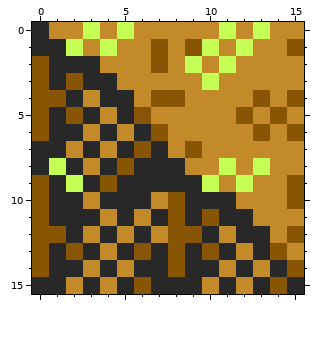
File history of a pixel-art sprite, frontend/images/mountainTopRight.png. The picture above is the old version.
The file is 16x16 pixels. Colours within 5 levels of each other are drawn and written as one.
The result:
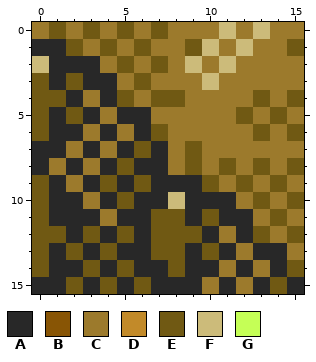
Palette (. is transparent): A #282828  B #885505  C #9c7a2c  D #c28a29  E #705913  F #ccbb7a  G #c5ff56
Changes in this commit:
Changed rows in their new state; - is an unchanged pixel.
first column x 0:
 0 CECECECECCCFCFCC
 1 --ECECECCEFCFCCE
 2 F---CECECFCFCCCC
 3 E-E--CECCCFCCCCC
 4 EE-C-ECEECCCCECE
 5 E-E-C-ACCCCCECEC
 6 E--C-C-ECCCCCECE
 7 --C-C-E-CECCCCCC
 8 -C-C-E--CECECECE
 9 E-C-E-E---ECECEC
10 E--C-E-AF---CECE
11 E---C-AEE-E--CEC
12 EE-E-E-EEE-C-ECE
13 E-E-E-AEE-E-C-AC
14 E--E-E--E--C-C-E
15 --E-E-E---C-C-E-
Boxes around the changes in both pictures, in picture pixels (x1, y1, x2, y2):
changed: (32, 22, 304, 294)
